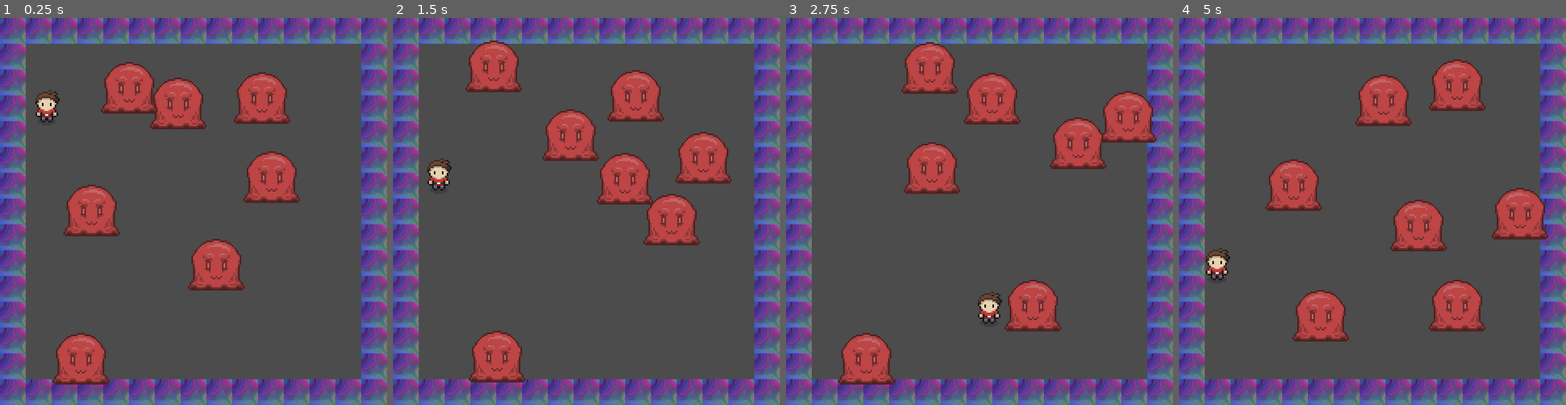
Above: before the commit, frames 1-4 (left to right).
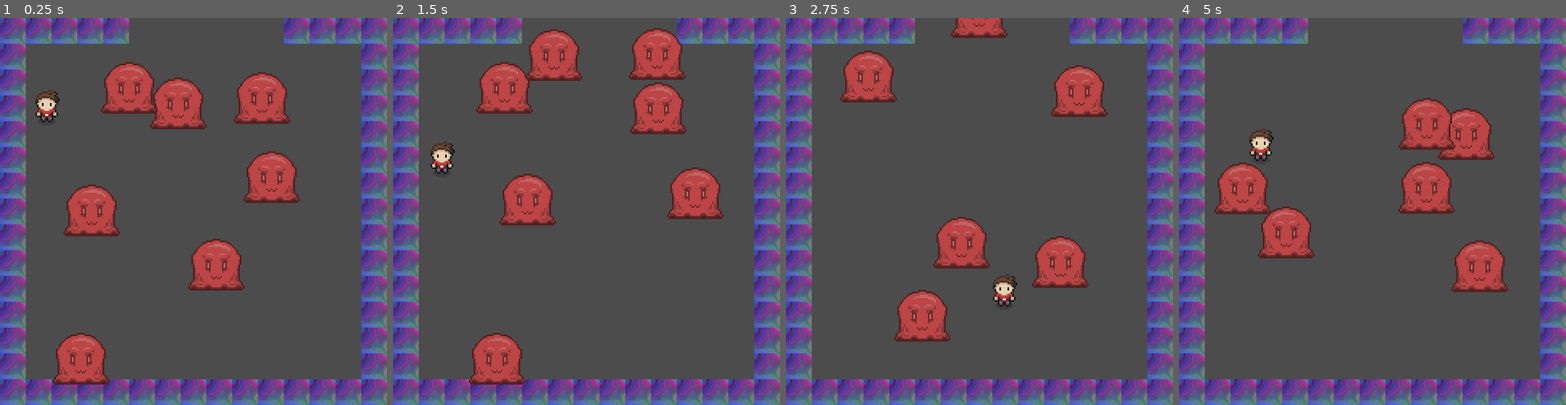
Above: after the commit, the same moments.

Repository: DaFont/DevApocalypse
Game: Godot game, scene res://areas/test.tscn
Same seed, same stepped clock (60 frames per second), same inputs: the game is played once before the commit and once after it.
Inputs:
- Up to frame 1 (0.25 s): no input
- Up to frame 2 (1.5 s): hold Right (ui_right) 0.53-1.28 s; hold Down (ui_down) from 1.28 s (still down)
- Up to frame 3 (2.75 s): release Down (ui_down) at 2.03 s; hold Right (ui_right) from 2.03 s (still down)
- Up to frame 4 (5 s): release Right (ui_right) at 2.78 s; hold Up (ui_up) 2.78-3.53 s; hold Left (ui_left) from 3.53 s (still down)

The runs differ from the first frame. In frame 1, 2.7% of the frame differs, in the area x 33-74%, y 0-7%; in frame 2, 19%; in frame 3, 22%; in frame 4, 22%, in the area x 6-96%, y 0-84%.

Commit message:
Add camera and test follow player trough rooms

Diff:
--- a/areas/test.tscn
+++ b/areas/test.tscn
@@ -1,16 +1,20 @@
-[gd_scene load_steps=4 format=2]
+[gd_scene load_steps=5 format=2]
 
 [ext_resource path="res://tiles/wall.tres" type="TileSet" id=1]
 [ext_resource path="res://player/player.tscn" type="PackedScene" id=2]
 [ext_resource path="res://enemies/red_slime.tscn" type="PackedScene" id=3]
+[ext_resource path="res://engine/camera.tscn" type="PackedScene" id=4]
 
 [node name="Node" type="Node"]
+
+[node name="camera" parent="." instance=ExtResource( 4 )]
+current = true
 
 [node name="TileMap" type="TileMap" parent="."]
 tile_set = ExtResource( 1 )
 cell_size = Vector2( 16, 16 )
 format = 1
-tile_data = PoolIntArray( 0, 0, 0, 1, 0, 0, 2, 0, 0, 3, 0, 0, 4, 0, 0, 5, 0, 0, 6, 0, 0, 7, 0, 0, 8, 0, 0, 9, 0, 0, 10, 0, 0, 11, 0, 0, 12, 0, 0, 13, 0, 0, 14 …(580 unchanged characters)…
+tile_data = PoolIntArray( -655361, 0, 0, -720896, 0, 0, -720895, 0, 0, -720894, 0, 0, -720893, 0, 0, -720892, 0, 0, -720891, 0, 0, -720890, 0, 0, -720889, 0, 0, -720888, 0, 0, -720887, 0, 0, -720886, 0, 0, -720885, 0, 0, -720884, 0, 0, -720883, 0, 0, -720882, 0, 0, -655360, 0, 0, -655359, 0, 0, -655358, 0, 0, -655357, 0, 0, -655346, 0, 0, -655345, 0, 0, -589824, 0, 0, -589823, 0, 0, -589810, 0, 0, -458753, 0, 0, -524288, 0, 0, -524287, 0, 0, -524274, 0, 0, -393217, 0, 0, -458752, 0, 0, -458751, 0, 0, -458738, 0, 0, -327681, 0, 0, -393216, 0, 0, -393215, 0, 0, -393202, 0, 0, -262145, 0, 0, -327680, 0, 0, -327666, 0, 0, -196609, 0, 0, -262144, 0, 0, -262130, 0, 0, -131073, 0, 0, -196608, 0, 0, -196594, 0, 0, -65537, 0, 0, -131072, 0, 0, -131058, 0, 0, -65536, 0, 0, -65525, 0, 0, -65524, 0, 0, -65523, 0, 0, -65522, 0, 0, 0, 0, 0, 1, 0, 0, 2, 0, 0, 3, 0, 0, 4, 0, 0, 11, 0, 0, 12, 0, 0, 13, 0, 0, 14 …(580 unchanged characters)…
 __meta__ = {
 "_edit_lock_": true
 }
--- /dev/null
+++ b/engine/camera.gd
@@ -0,0 +1,20 @@
+extends Camera2D
+
+const TYPE = "CAMERA"
+
+# Declare member variables here. Examples:
+# var a = 2
+# var b = "text"
+
+
+# Called when the node enters the scene tree for the first time.
+#func _ready():
+#	pass # Replace with function body.
+
+
+# Called every frame. 'delta' is the elapsed time since the previous frame.
+func _process(delta):
+	var pos = get_node("../player").global_position - Vector2.ZERO
+	var x = floor(pos.x / 240) * 240
+	var y = floor(pos.y / 240) * 240
+	global_position = Vector2(x,y)
--- /dev/null
+++ b/engine/camera.tscn
@@ -0,0 +1,16 @@
+[gd_scene load_steps=3 format=2]
+
+[ext_resource path="res://engine/camera.gd" type="Script" id=1]
+
+[sub_resource type="RectangleShape2D" id=1]
+extents = Vector2( 120, 120 )
+
+[node name="camera" type="Camera2D"]
+anchor_mode = 0
+script = ExtResource( 1 )
+
+[node name="area" type="Area2D" parent="."]
+position = Vector2( 120, 120 )
+
+[node name="CollisionShape2D" type="CollisionShape2D" parent="area"]
+shape = SubResource( 1 )
--- a/engine/entity.gd
+++ b/engine/entity.gd
@@ -22,7 +22,9 @@
 	if hitstun > 0:
 		hitstun -= 1
 	for body in $hitbox.get_overlapping_bodies():
-		if hitstun == 0 and body.get("DAMAGE") != null and body.get("TYPE") != TYPE:
+		#if hitstun == 0 and body.get("DAMAGE") != null and body.get("TYPE") != TYPE:
+		if hitstun == 0 and body.get("DAMAGE") != null and body.get("TYPE") != TYPE and body.get("TYPE") != "CAMERA":
+
 			health -= body.get("DAMAGE")
 			hitstun = 10
 			knockdir = transform.origin - body.transform.origin
